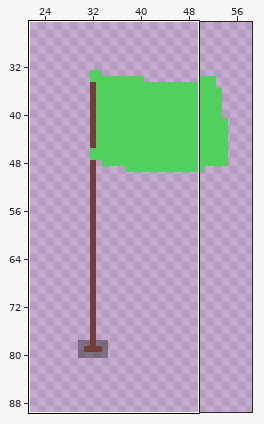
Two versions of one pixel-art file, Assets/T_Flag.aseprite. Above: a wide view before the commit, with the close-up outlined.
Close-up. Earlier state:
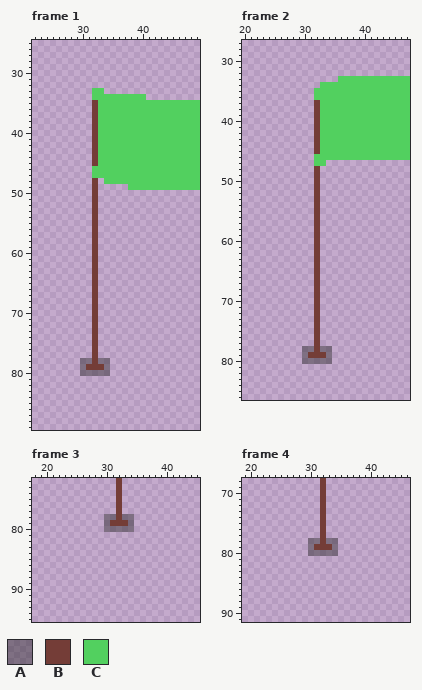
64x128 pixels, 5 frames. Shown: frame 1: x 22..49, y 25..89; frame 2: x 20..47, y 27..86; frame 3: x 18..45, y 72..95; frame 4: x 19..46, y 68..91. The wide view leaves out empty margins. The commit also changed other frames or places, which this record leaves out.
Palette (. is transparent): A #26262670  B #743d37  C #52d05f
Pixels before, frame 1, first column x 30:
33 ..CC................
34 ..CCCCCCCCC.........
35 ..BCCCCCCCCCCCCCCCCC
36 ..BCCCCCCCCCCCCCCCCC
37 ..BCCCCCCCCCCCCCCCCC
38 ..BCCCCCCCCCCCCCCCCC
39 ..BCCCCCCCCCCCCCCCCC
40 ..BCCCCCCCCCCCCCCCCC
41 ..BCCCCCCCCCCCCCCCCC
42 ..BCCCCCCCCCCCCCCCCC
43 ..BCCCCCCCCCCCCCCCCC
44 ..BCCCCCCCCCCCCCCCCC
45 ..BCCCCCCCCCCCCCCCCC
46 ..CCCCCCCCCCCCCCCCCC
47 ..CCCCCCCCCCCCCCCCCC
48 ..B.CCCCCCCCCCCCCCCC
49 ..B.....CCCCCCCCCCCC
50 ..B.................
51 ..B.................
52 ..B.................
53 ..B.................
54 ..B.................
55 ..B.................
56 ..B.................
57 ..B.................
58 ..B.................
59 ..B.................
60 ..B.................
61 ..B.................
62 ..B.................
63 ..B.................
64 ..B.................
65 ..B.................
66 ..B.................
67 ..B.................
68 ..B.................
69 ..B.................
70 ..B.................
71 ..B.................
72 ..B.................
73 ..B.................
74 ..B.................
75 ..B.................
76 ..B.................
77 ..B.................
78 AABAA...............
79 ABBBA...............
80 AAAAA...............
Pixels before, frame 2, first column x 30:
33 ......CCCCCCCCCCCC
34 ...CCCCCCCCCCCCCCC
35 ..CCCCCCCCCCCCCCCC
36 ..CCCCCCCCCCCCCCCC
37 ..BCCCCCCCCCCCCCCC
38 ..BCCCCCCCCCCCCCCC
39 ..BCCCCCCCCCCCCCCC
40 ..BCCCCCCCCCCCCCCC
41 ..BCCCCCCCCCCCCCCC
42 ..BCCCCCCCCCCCCCCC
43 ..BCCCCCCCCCCCCCCC
44 ..BCCCCCCCCCCCCCCC
45 ..BCCCCCCCCCCCCCCC
46 ..CCCCCCCCCCCCCCCC
47 ..CC..............
48 ..B...............
49 ..B...............
50 ..B...............
51 ..B...............
52 ..B...............
53 ..B...............
54 ..B...............
55 ..B...............
56 ..B...............
57 ..B...............
58 ..B...............
59 ..B...............
60 ..B...............
61 ..B...............
62 ..B...............
63 ..B...............
64 ..B...............
65 ..B...............
66 ..B...............
67 ..B...............
68 ..B...............
69 ..B...............
70 ..B...............
71 ..B...............
72 ..B...............
73 ..B...............
74 ..B...............
75 ..B...............
76 ..B...............
77 ..B...............
78 AABAA.............
79 ABBBA.............
80 AAAAA.............
Pixels before, frame 3, first column x 30:
72 ..B..
73 ..B..
74 ..B..
75 ..B..
76 ..B..
77 ..B..
78 AABAA
79 ABBBA
80 AAAAA
Pixels before, frame 4, first column x 30:
68 ..B..
69 ..B..
70 ..B..
71 ..B..
72 ..B..
73 ..B..
74 ..B..
75 ..B..
76 ..B..
77 ..B..
78 AABAA
79 ABBBA
80 AAAAA
After:
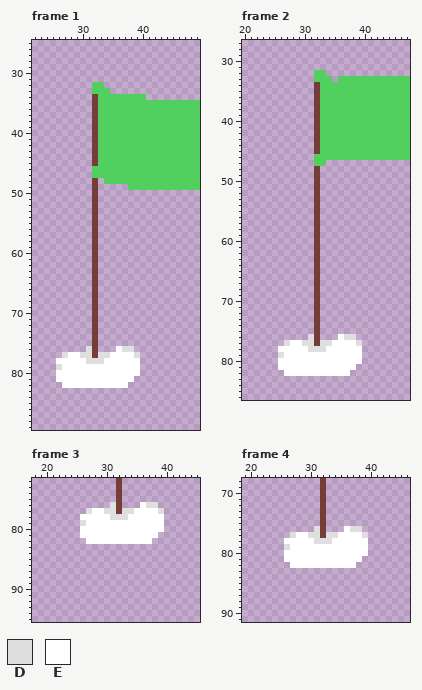
Colours new in this view: D #dfdfdf  E #ffffff
Diff:
Frame 1:
Colour C becomes colour B in row 34 at x 32.
The author put colour C in row 32 at x 32 to 33; in row 33 at x 34.
The author put colour D in row 76 at x 31 and 37 to 38; in row 77 at x 27, 30 to 31, 33 to 34 and 39; in row 79 at x 26.
Colour A becomes colour D in row 78 at x 31 and 33.
Colour B becomes colour D in row 78 at x 32.
The author put colour E in row 76 at x 36; in row 77 at x 28 to 29 and 35 to 38; in row 78 at x 26 to 29 and 35 to 39; in row 79 at x 27 to 29 and 35 to 39; in row 80 at x 26 to 29 and 35 to 39; in row 81 at x 26 to 38.
The author put colour E in row 82 at x 27 to 37.
Colour A becomes colour E in rows 78 to 79 at x 30 and 34; in row 80 at x 30 to 34.
Colour B becomes colour E in row 79 at x 31 to 33.
Frame 2:
The author put colour B in row 34 at x 32.
Colour C becomes colour B in rows 35 to 36 at x 32.
The author put colour C in row 32 at x 32 to 33; in row 33 at x 32 to 34.
The author put colour D in row 76 at x 31 and 37 to 38; in row 77 at x 27, 30 to 31, 33 to 34 and 39; in row 79 at x 26.
Colour A becomes colour D in row 78 at x 31 and 33.
Colour B becomes colour D in row 78 at x 32.
The author put colour E in row 76 at x 36; in row 77 at x 28 to 29 and 35 to 38; in row 78 at x 26 to 29 and 35 to 39; in row 79 at x 27 to 29 and 35 to 39; in row 80 at x 26 to 29 and 35 to 39; in row 81 at x 26 to 38.
The author put colour E in row 82 at x 27 to 37.
Colour A becomes colour E in rows 78 to 79 at x 30 and 34; in row 80 at x 30 to 34.
Colour B becomes colour E in row 79 at x 31 to 33.
Frame 3:
The author put colour D in row 76 at x 31 and 37 to 38; in row 77 at x 27, 30 to 31, 33 to 34 and 39; in row 79 at x 26.
Colour A becomes colour D in row 78 at x 31 and 33.
Colour B becomes colour D in row 78 at x 32.
The author put colour E in row 76 at x 36; in row 77 at x 28 to 29 and 35 to 38; in row 78 at x 26 to 29 and 35 to 39; in row 79 at x 27 to 29 and 35 to 39; in row 80 at x 26 to 29 and 35 to 39; in row 81 at x 26 to 38.
The author put colour E in row 82 at x 27 to 37.
Colour A becomes colour E in rows 78 to 79 at x 30 and 34; in row 80 at x 30 to 34.
Colour B becomes colour E in row 79 at x 31 to 33.
Frame 4: the same change as frame 3
Changed places in both close-ups, as pixel boxes (x1, y1, x2, y2):
changed: (92, 82, 110, 100)
changed: (56, 346, 140, 388)
changed: (314, 70, 332, 100)
changed: (278, 334, 362, 376)
changed: (80, 502, 164, 544)
changed: (284, 526, 368, 568)
